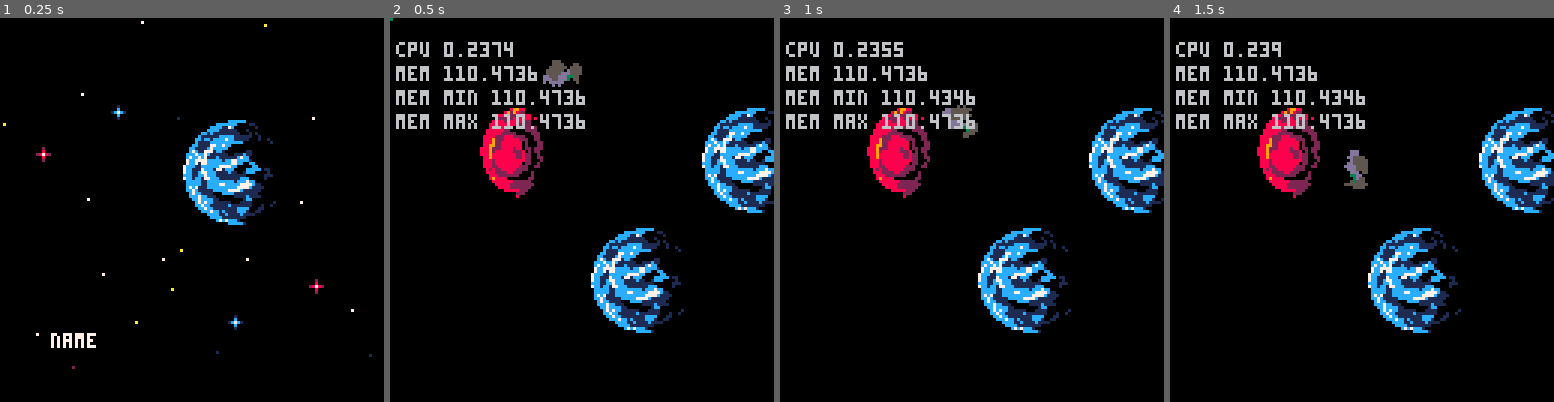
Above: before the commit, frames 1-4 (left to right).
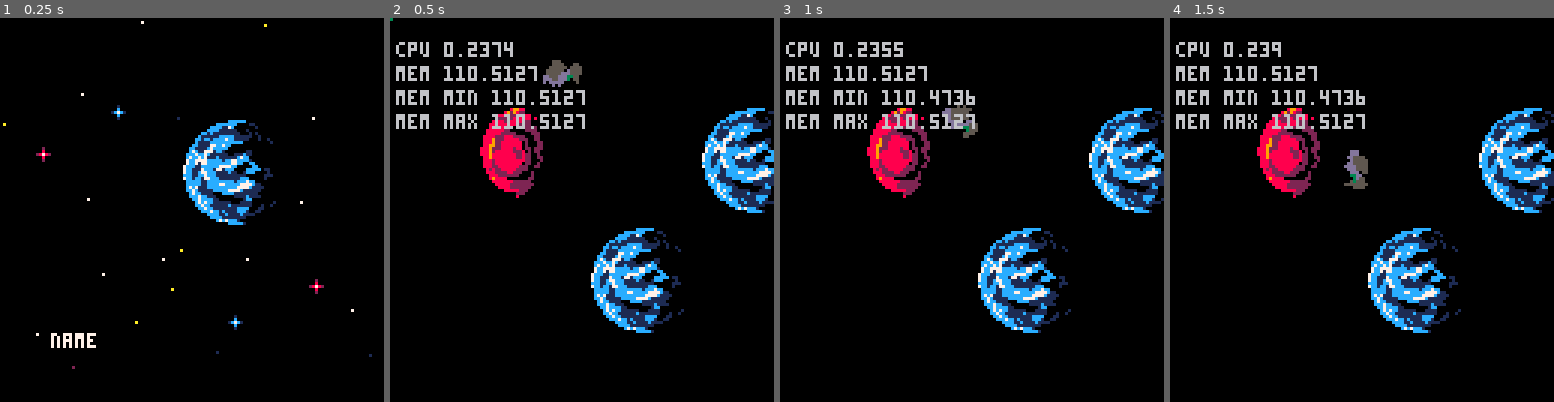
Above: after the commit, the same moments.

Repository: woofers/discord-jam-2
Game: PICO-8 cartridge discord-jam-2.p8
Same seed, same stepped clock (60 frames per second), same inputs: the game is played once before the commit and once after it.
Inputs:
- Up to frame 1 (0.25 s): no input
- Up to frame 2 (0.5 s): tap X (X key) at 0.33 s
- Up to frame 3 (1 s): tap O (Z key) at 0.7 s
- Up to frame 4 (1.5 s): tap X (X key) at 1.07 s

Frame 1 is identical in both runs. In frame 2, 0.5% of the frame differs, in the area x 26-51%, y 12-29%; in frame 3, 0.4%; in frame 4, 0.4%.

Commit message:
Move player higher onto next planet

Diff:
--- a/discord-jam-2.p8
+++ b/discord-jam-2.p8
@@ -502,7 +502,7 @@
       self.r = self:rotate_r(self.t, dt)
       self.r = mod(self.r, 360)
       if btnp(x_key) then
-         self:change_planet(mod(self.t + time / 2, time))
+         self:change_planet(mod(self.t + time / (3/2), time))
       end
    end
    camera(-50 + self.x, 0)
